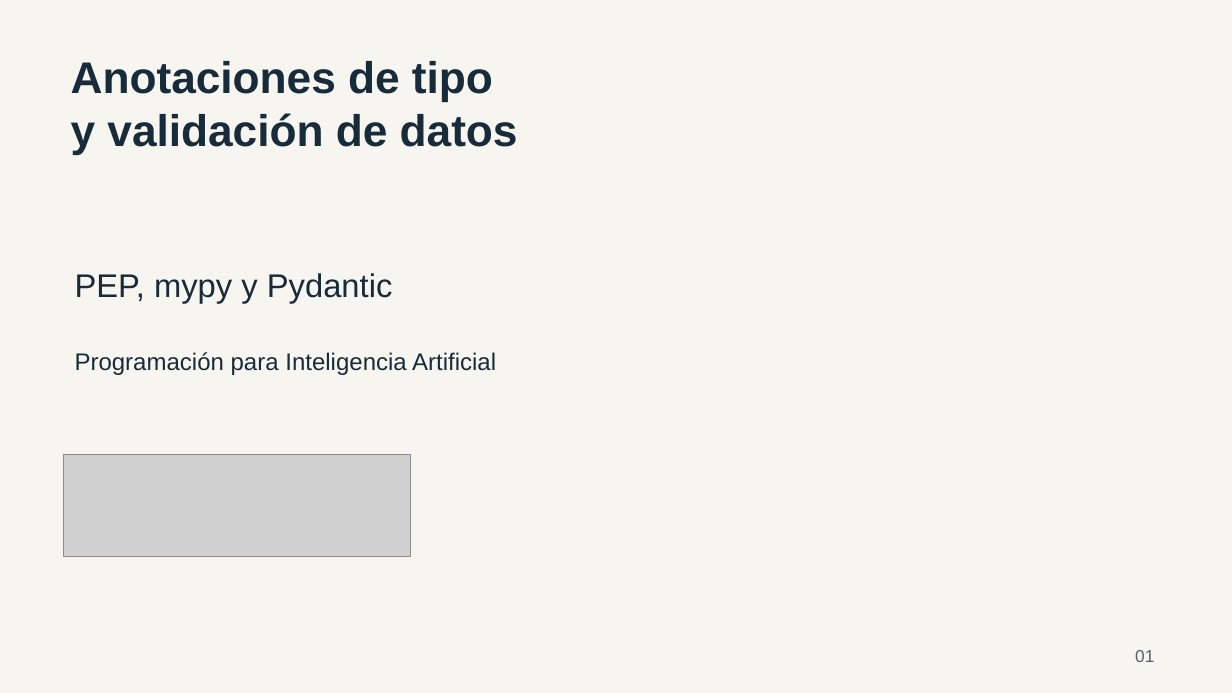
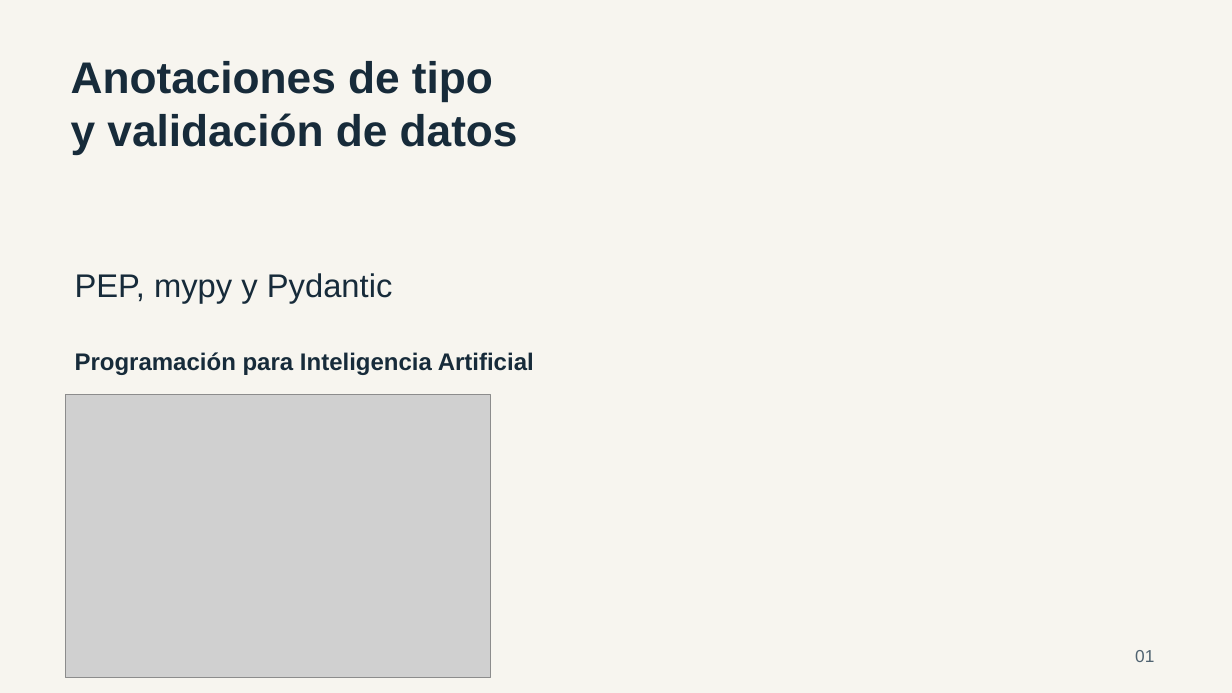
Before and after one commit to oscarnavmac/programacion_ai, a slide deck: slide 1 of unidad-01-python-moderno/semana-02-tipado-pydantic/00_pep_tipado_pydantic.pptx. Drawn at 1232x693 pixels with LibreOffice and Linux fonts; fonts in the diff are those of the drawing; grey boxes stand for pictures. Boxes give left, top, right and bottom in pixels: in the first picture for what was removed or moved away, otherwise in the second. Text is boxed around its words. In the diff, an @@ line names an element or a change of style, - is before the commit and + after.

Commit message:
feat: update PEP presentation on Pydantic typing

```diff
--- a/unidad-01-python-moderno/semana-02-tipado-pydantic/00_pep_tipado_pydantic.pptx
+++ b/unidad-01-python-moderno/semana-02-tipado-pydantic/00_pep_tipado_pydantic.pptx
@@ text "Programación para Inteligencia Artificial" at (75, 352, 534, 375): bold on @@
@@ picture added at (66, 395, 491, 678) @@
@@ picture removed at (64, 454, 410, 556) @@
```
